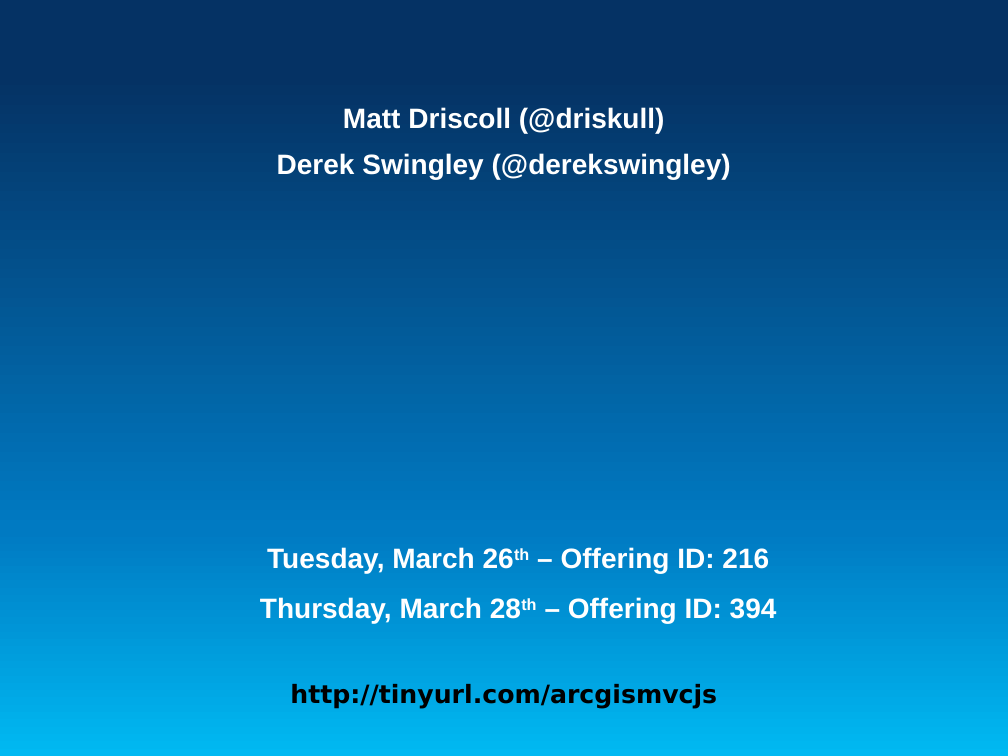
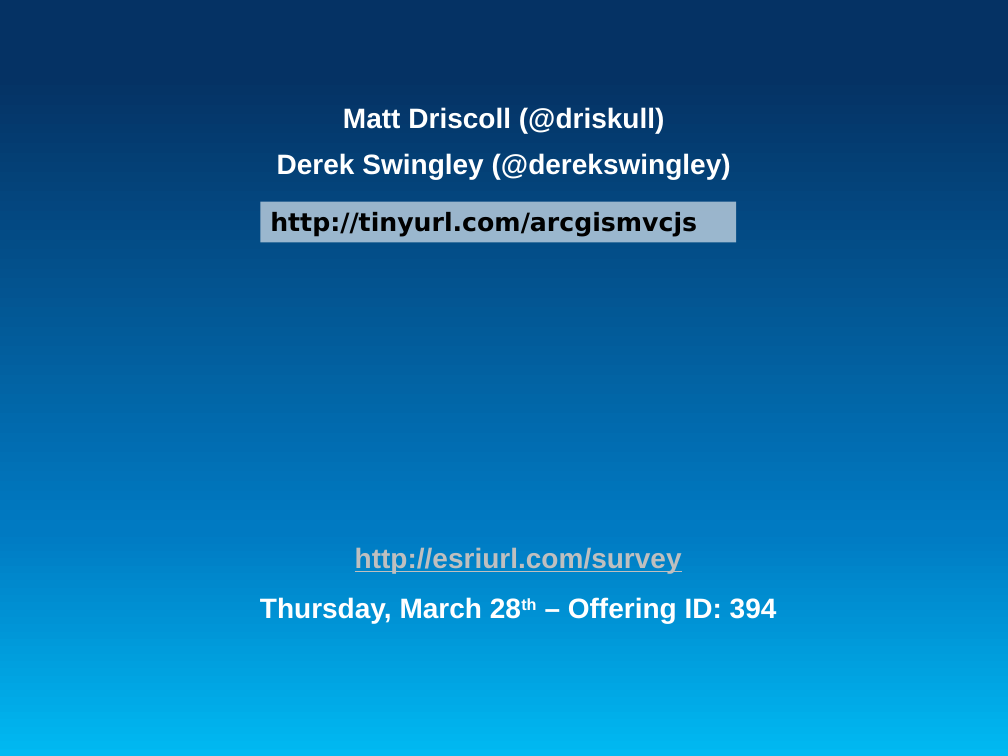
Before and after one commit to driskull/framework-samples-js, a slide deck: slide 15 of Working with Application Frameworks and ArcGIS API for JavaScript.pptx. Drawn at 1008x756 pixels with LibreOffice and Linux fonts; fonts in the diff are those of the drawing; background and template pictures are left out. Boxes give left, top, right and bottom in pixels: in the first picture for what was removed or moved away, otherwise in the second. Text is boxed around its words. In the diff, an @@ line names an element or a change of style, - is before the commit and + after.

```diff
--- a/Working with Application Frameworks and ArcGIS API for JavaScript.pptx
+++ b/Working with Application Frameworks and ArcGIS API for JavaScript.pptx
@@ rectangle "http://tinyurl.com/arcgismvcjs": place and size @@
-rectangle "http://tinyurl.com/arcgismvcjs" at <box>290,684,717,709</box>
+rectangle "http://tinyurl.com/arcgismvcjs" at <box>260,202,736,242</box>
@@ rectangle "http://tinyurl.com/arcgismvcjs" at <box>260,202,736,242</box>: fill none to #FFFFFF at 60% opacity @@
@@ text at <box>355,547,682,573</box>: text changed; text colour #FFFFFF to #BFBFBF @@
-Tuesday, March 26th – Offering ID: 216
+http://esriurl.com/survey
```
Also in this commit, not shown: 1 other slide changed.
